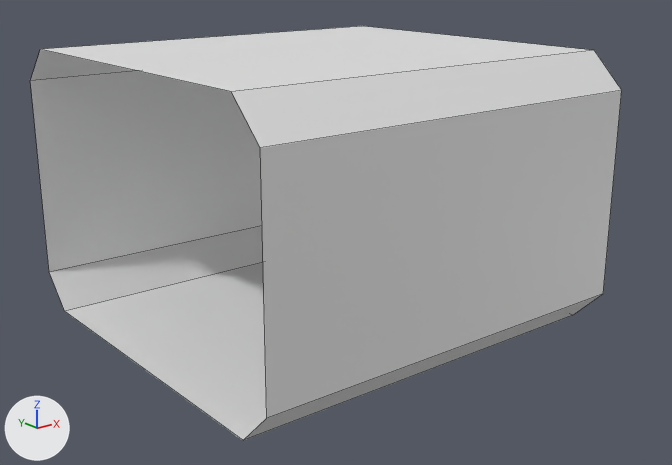
A saved change to the OBJ model Assets/Meshes/Corridor_Straight.obj.
Rendered twice from a 50 mm camera at (-8.1, -10.58, 5.46) aimed at (0.1, -0.33, 1.36). Lighting does not change. The marker at lower left points along +X, +Y and +Z. Mesh edges are drawn as thin lines. Where no turn or scale is listed for an object, it has been applied to the vertices.

Objects in the first picture: 'Corridor_Straight_Cube.004'.
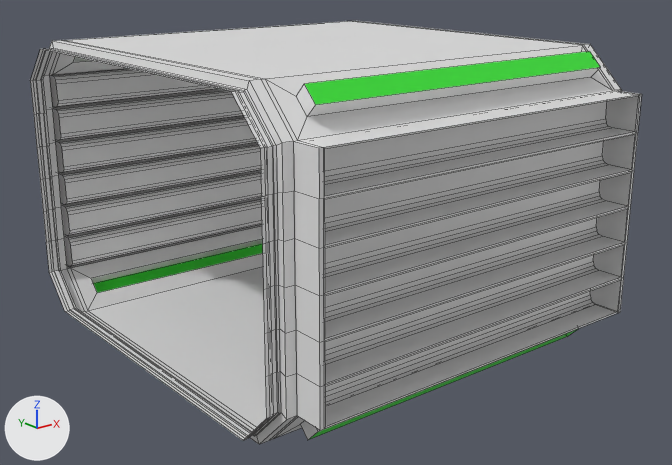
Pixel boxes [x1, y1, x2, y2] of what changed, in the pictures (672 x 465 px):
'Corridor_Straight_Cube.004', reshaped: before [30, 26, 622, 440]; after [30, 21, 642, 444]
part 1 of me_corridor_straight_cube_004, added: after [30, 21, 642, 444]

The change in detail:
Material 'Emissive.001' (mat_emissive_001) is new.
Its base color is (0.0372, 0.8, 0.0309) (green #36e731).
Its roughness is 0.526.
Material 'Material.003' (mat_material_003) is new.
Its base color is (0.8, 0.8, 0.8) (white #e7e7e7).
Its roughness is 0.431.
me_corridor_straight_cube_004 is used by ob_corridor_straight_cube_004; location (0.0, 0.0, 0.0).
me_corridor_straight_cube_004 had 16 vertices, 8 faces and spanned x -3.0..3.0, y -3.0..3.0, z 0.0..4.0.
me_corridor_straight_cube_004 now has 596 vertices, 506 faces and spans x -3.0..3.0, y -3.52..3.52, z -0.1..4.1.
me_corridor_straight_cube_004 part 1: 580 vertices added at x -3.0..3.0, y -3.52..3.52, z -0.1..4.1.
me_corridor_straight_cube_004 now uses material mat_material_003 (white #e7e7e7).
me_corridor_straight_cube_004 now uses material mat_emissive_001 (green #36e731).
